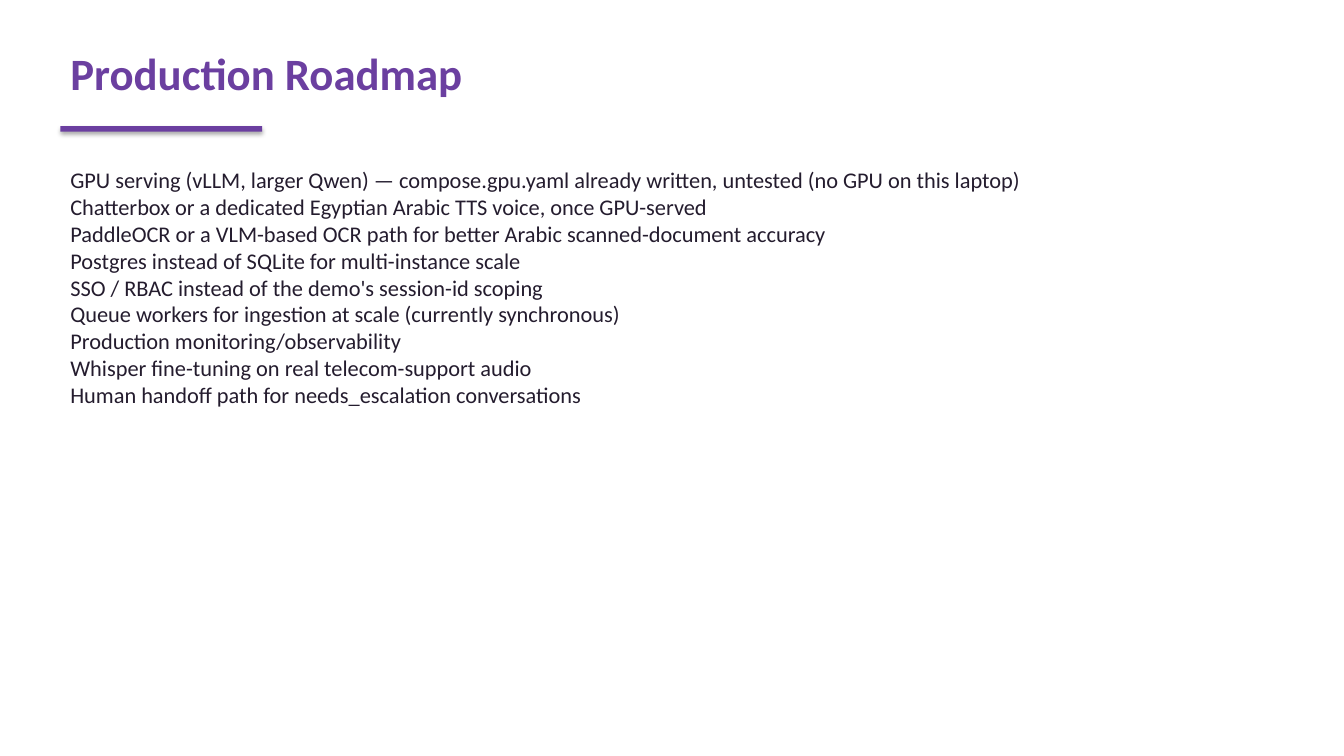
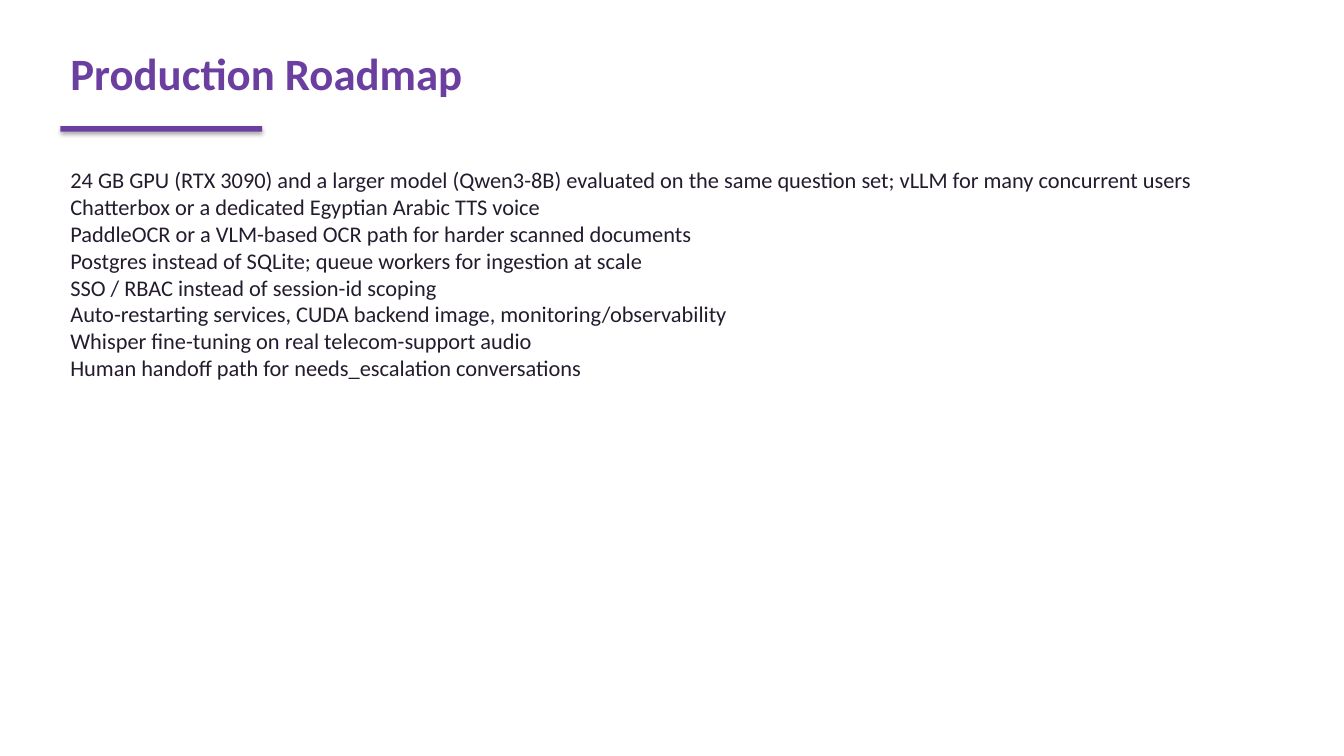
Before and after one commit to Ahmed3abdelrahim/WE-INTELLIGENT-ASSISTANT, a slide deck: slide 10 of slides/we_assistant.pptx. Drawn at 1344x756 pixels with LibreOffice and Linux fonts; fonts in the diff are those of the drawing. Boxes give left, top, right and bottom in pixels: in the first picture for what was removed or moved away, otherwise in the second. Text is boxed around its words. In the diff, an @@ line names an element or a change of style, - is before the commit and + after.

```diff
--- a/slides/we_assistant.pptx
+++ b/slides/we_assistant.pptx
@@ text at <box>70,172,1191,326</box>: text changed @@
-GPU serving (vLLM, larger Qwen) — compose.gpu.yaml already written, untested (no GPU on this laptop)
-Chatterbox or a dedicated Egyptian Arabic TTS voice, once GPU-served
-PaddleOCR or a VLM-based OCR path for better Arabic scanned-document accuracy
-Postgres instead of SQLite for multi-instance scale
-SSO / RBAC instead of the demo's session-id scoping
-Queue workers for ingestion at scale (currently synchronous)
-Production monitoring/observability
+24 GB GPU (RTX 3090) and a larger model (Qwen3-8B) evaluated on the same question set; vLLM for many concurrent users
+Chatterbox or a dedicated Egyptian Arabic TTS voice
+PaddleOCR or a VLM-based OCR path for harder scanned documents
+Postgres instead of SQLite; queue workers for ingestion at scale
+SSO / RBAC instead of session-id scoping
+Auto-restarting services, CUDA backend image, monitoring/observability
```
Also in this commit, not shown: 9 other slides changed, 9 other files.
